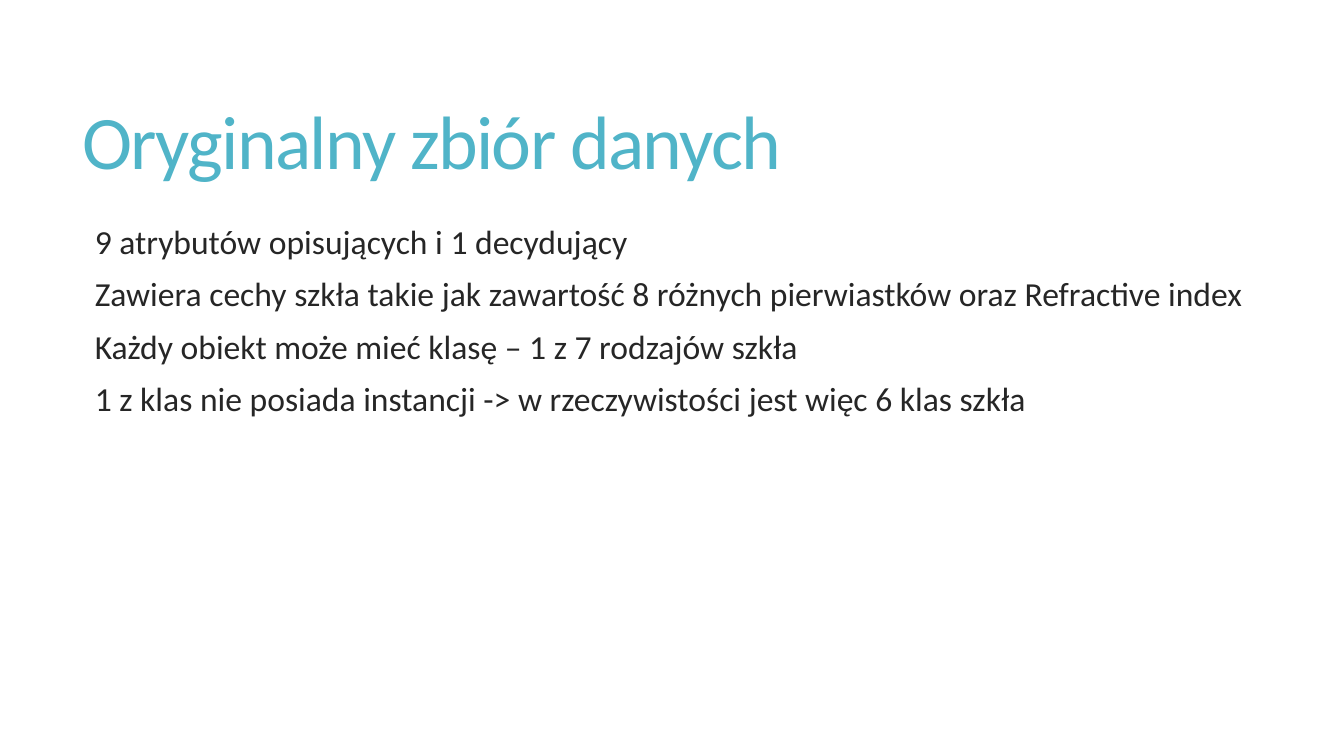
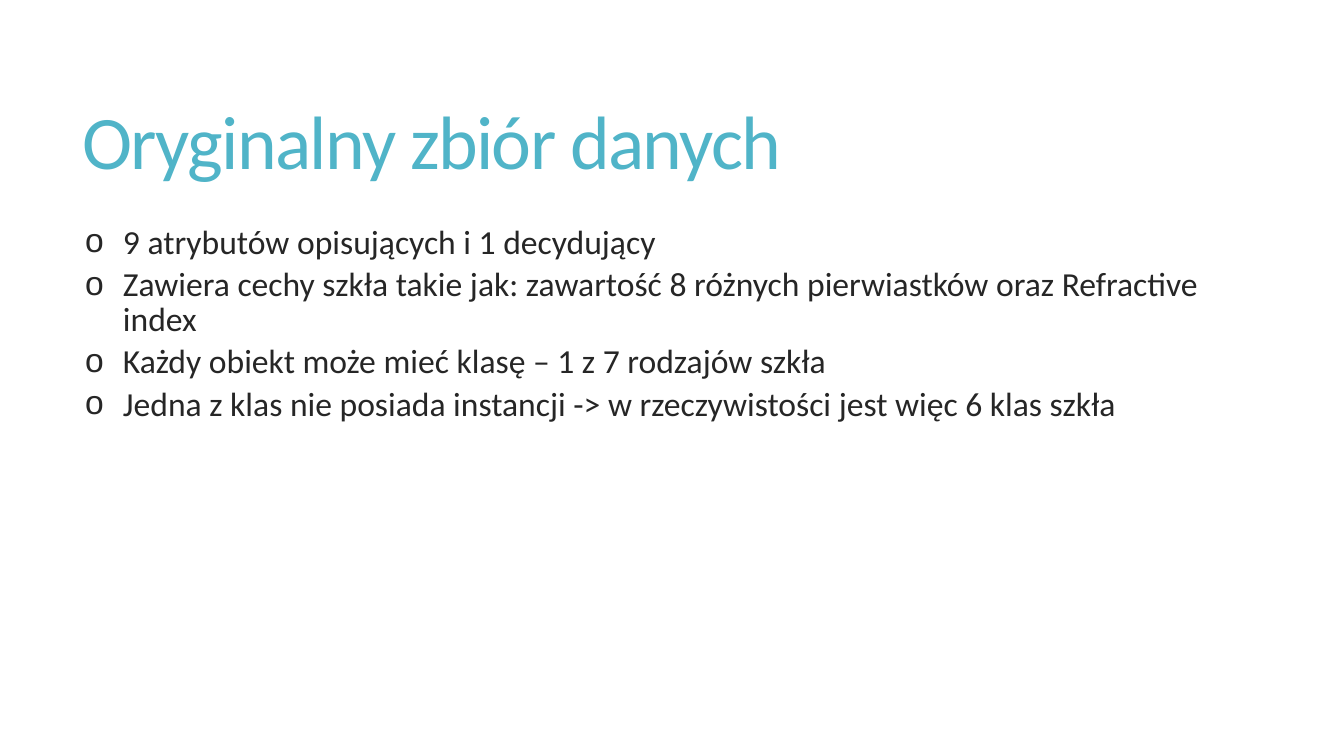
Before and after one commit to matlaczj/Glass-Classification-Project, a slide deck: slide 2 of Prezentacja.pptx. Drawn at 1344x756 pixels with LibreOffice and Linux fonts; fonts in the diff are those of the drawing. Boxes give left, top, right and bottom in pixels: in the first picture for what was removed or moved away, otherwise in the second. Text is boxed around its words. In the diff, an @@ line names an element or a change of style, - is before the commit and + after.

```diff
--- a/Prezentacja.pptx
+++ b/Prezentacja.pptx
@@ text at <box>123,230,826,379</box>: bullet   to o; list level 1 to 2 in "9 atrybutów opisujących i 1 ..."; list level 1 to 2 in "Każdy obiekt może mieć klasę ..." @@
@@ text at <box>123,272,1198,332</box>: text changed @@
-  Zawiera cechy szkła takie jak zawartość 8 różnych pierwiastków oraz Refractive index
+  o Zawiera cechy szkła takie jak: zawartość 8 różnych pierwiastków oraz Refractive index
@@ text at <box>123,392,1116,422</box>: text changed @@
-  1 z klas nie posiada instancji -> w rzeczywistości jest więc 6 klas szkła
+  o Jedna z klas nie posiada instancji -> w rzeczywistości jest więc 6 klas szkła
```
Also in this commit, not shown: 4 other slides changed.
